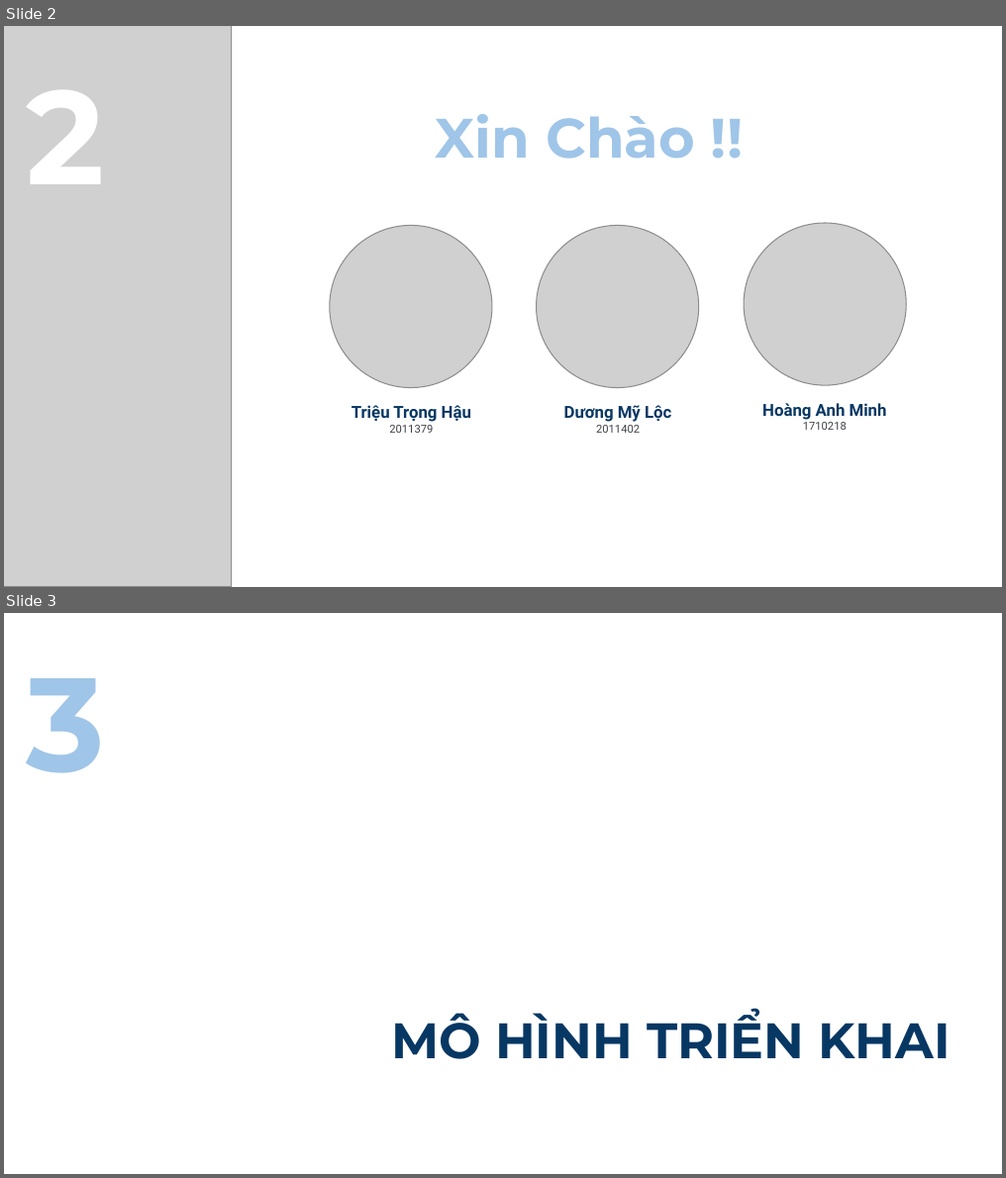
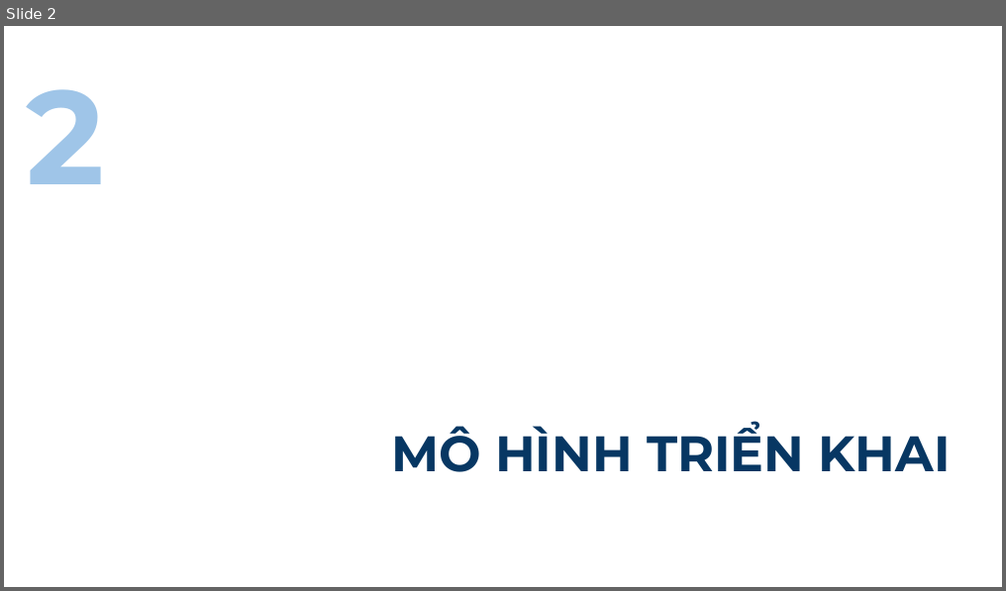
Before and after one commit to HauXun/.Net-Chat-App, a slide deck: Báo cáo.pptx. Shown one above the other, each under a label of ours: slides 2 and 3 before the commit, slide 2 after it. The pictures are 1006x1178 and 1006x591 pixels, drawn with LibreOffice and Linux fonts; fonts in the diff are those of the drawing; grey boxes stand for pictures; background and template pictures are left out. Boxes give left, top, right and bottom in pixels: in the first picture for what was removed or moved away, otherwise in the second. Text is boxed around its words. In the diff, an @@ line names an element or a change of style, - is before the commit and + after.

```diff
--- a/Báo cáo.pptx
+++ b/Báo cáo.pptx
@@ slide 2 removed at [4,26,1002,587], background #FFFFFF @@
@@ picture removed at [4,26,232,586] @@
@@ page number removed at [26,90,104,184] @@
-2
@@ title removed at [436,114,695,159] @@
-Xin Chào !!
@@ picture removed at [330,226,492,388] @@
@@ picture removed at [536,226,699,388] @@
@@ picture removed at [744,223,906,385] @@
@@ text removed at [351,405,471,433] @@
-Triệu Trọng Hậu
-2011379
@@ text removed at [564,405,671,433] @@
-Dương Mỹ Lộc
-2011402
@@ text removed at [762,403,887,430] @@
-Hoàng Anh Minh
-1710218
@@ what was slide 3 is now slide 2 @@
@@ page number at [26,89,104,184]: text changed @@
-3
+2
```
Also in this commit, not shown: 1 slide changed, 12 other files.
